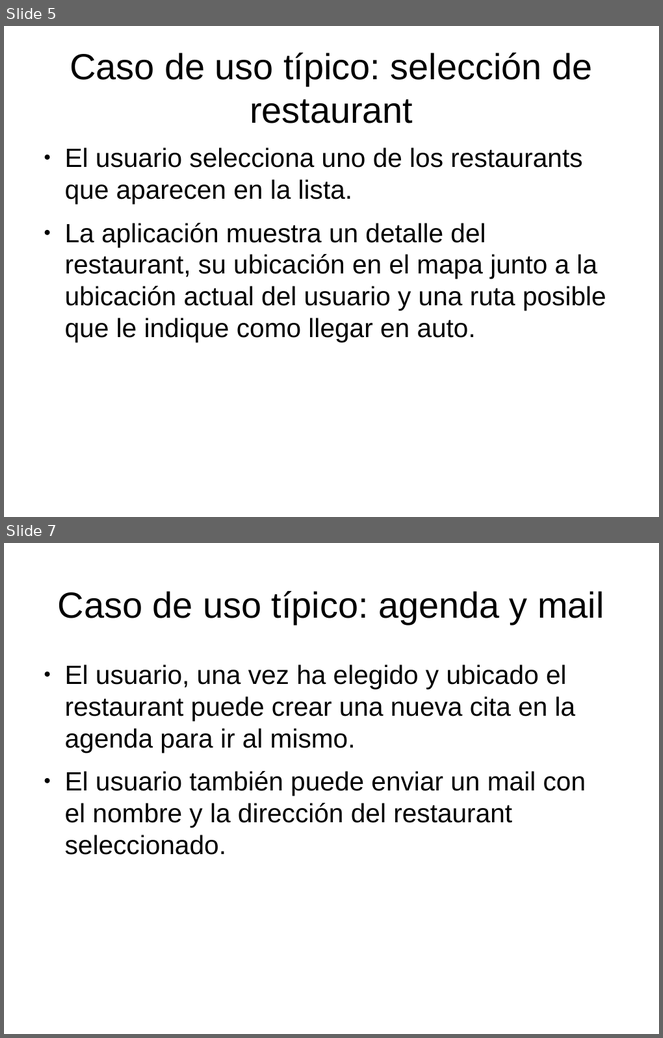
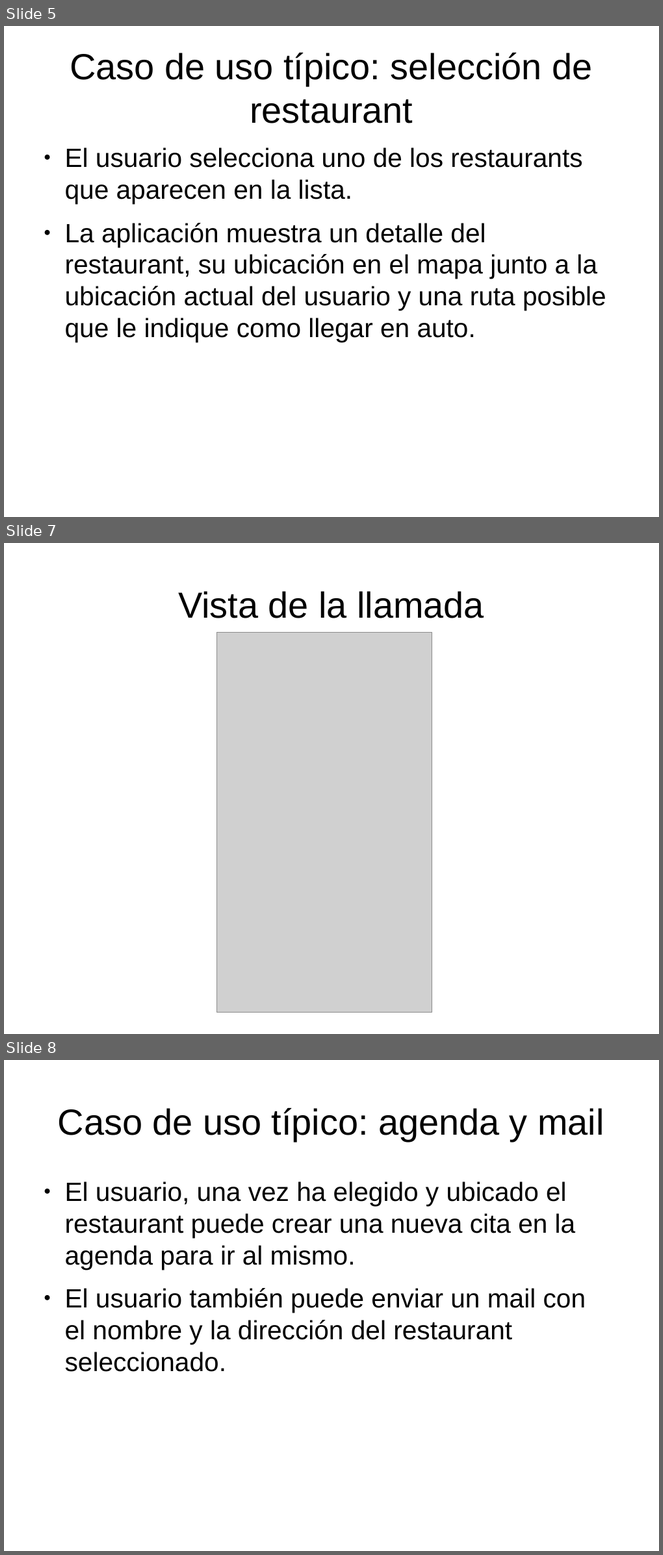
Before and after one commit to martincammi/computacionmovil-android, a slide deck: Where2Eat/dia/Presentacion.odp. Shown one above the other, each under a label of ours: slides 5 and 7 before the commit, slides 5, 7 and 8 after it; the slides between them are not shown. The pictures are 663x1038 and 663x1555 pixels, drawn with LibreOffice and Linux fonts; fonts in the diff are those of the drawing; grey boxes stand for pictures. Boxes give left, top, right and bottom in pixels: in the first picture for what was removed or moved away, otherwise in the second. Text is boxed around its words. In the diff, an @@ line names an element or a change of style, - is before the commit and + after.

```diff
--- a/Where2Eat/dia/Presentacion.odp
+++ b/Where2Eat/dia/Presentacion.odp
@@ slide 7 added at <box>4,543,659,1034</box>, background #FFFFFF @@
@@ title added at <box>178,591,484,618</box>, 44 pt, text #000000 @@
+Vista de la llamada
@@ picture added at <box>217,632,432,1013</box> @@
@@ what was slide 7 is now slide 8 @@
```
Also in this commit, not shown: 3 slides changed, 5 other files.
